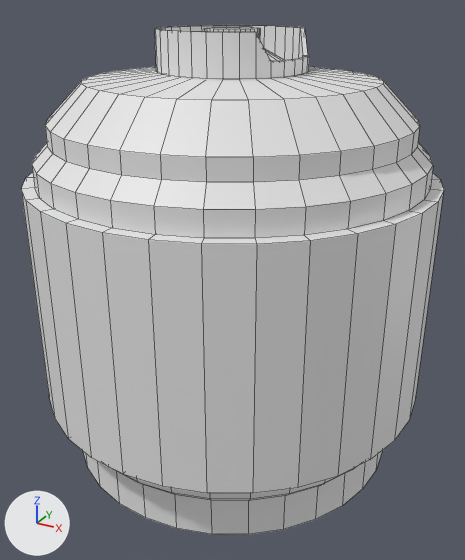
A saved change to the Blender file Models/GroupD/Factory Kit/Factory Machinery/Vats/FM-00 Large Storage Vat.blend.
Rendered twice from a camera (50 mm lens) standing at (1.67, -3.03, 2.52) and looking at (0.03, -0.06, 1.04). The lights are fixed; the arrows at lower left show +X, +Y and +Z. Mesh edges are drawn as thin lines.

The first picture shows 'FM-00 Large Storage Vat'.
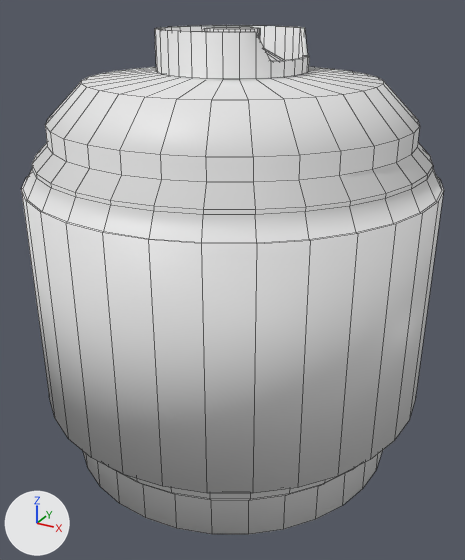
The change, as a list of edits to the scene's bpy script:
```text
Change me_cylinder:
    where me_cylinder.from_pydata(...)  # 608 vertices, 610 faces; spans x -1.1..1.1, y -1.1..1.1, z 0.0..2.38
    used by ob_fm_00_large_storage_vat; location = (0.0, 0.0, 0.0)
    me_cylinder part 1: 64 of 608 vertices moved; they spanned x -1.0..1.0, y -1.0..1.0, z 0.4 and now span x -1.08..1.08, y -1.08..1.08, z 0.32..0.4; mean shift (0.0, 0.0, -0.04); largest move (0.0, 0.95, 0.4) -> (0.0, 1.08, 0.4)
    me_cylinder part 2: 64 of 608 vertices moved; they spanned x -1.04..1.04, y -1.04..1.04, z 1.64 and now span x -1.09..1.09, y -1.09..1.09, z 1.64..1.74; mean shift (0.0, 0.0, 0.05); largest move (0.95, 0.0, 1.64) -> (1.09, 0.0, 1.64)
    me_cylinder part 3: all faces are now shaded smooth (610 of 610 changed)
```

Changed parts and their boxes [x1, y1, x2, y2] in the pictures (465 x 560 px; the box of a moved part takes in the faces that stretch with it):
'FM-00 Large Storage Vat', reshaped, shading changed
    both: [21, 25, 444, 534]
part 1 of me_cylinder, moved or reshaped
    both: [107, 466, 356, 499]
part 2 of me_cylinder, moved or reshaped
    both: [21, 166, 444, 244]
part 3 of me_cylinder, shading changed
    both: [21, 25, 444, 534]
